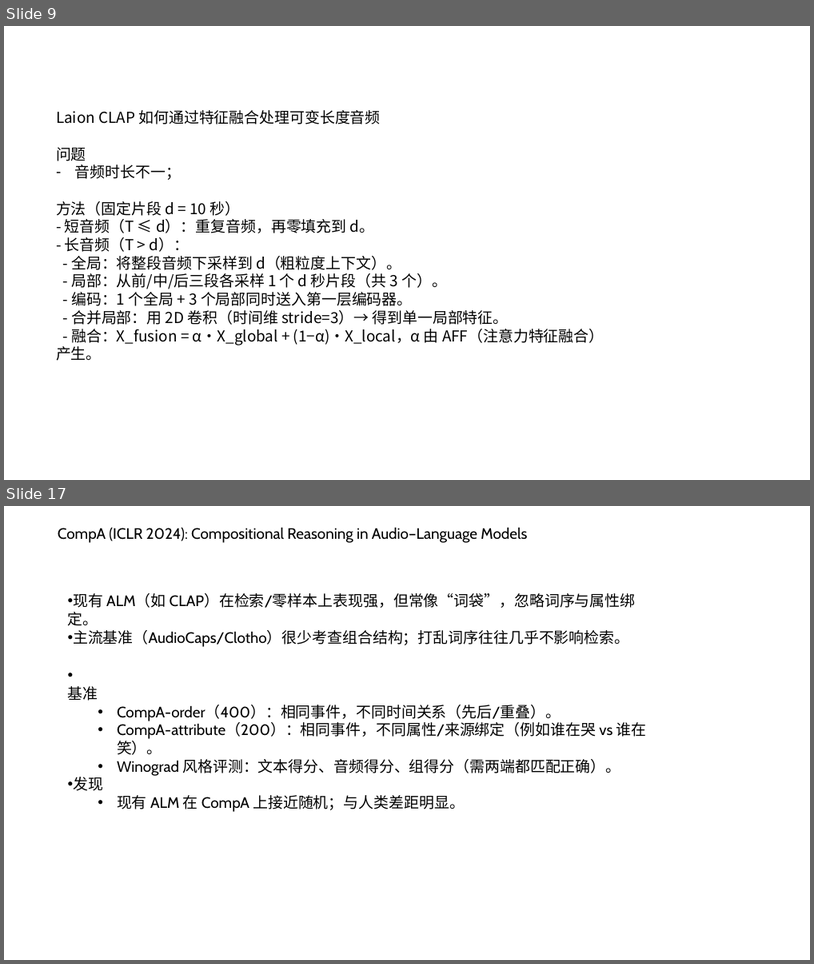
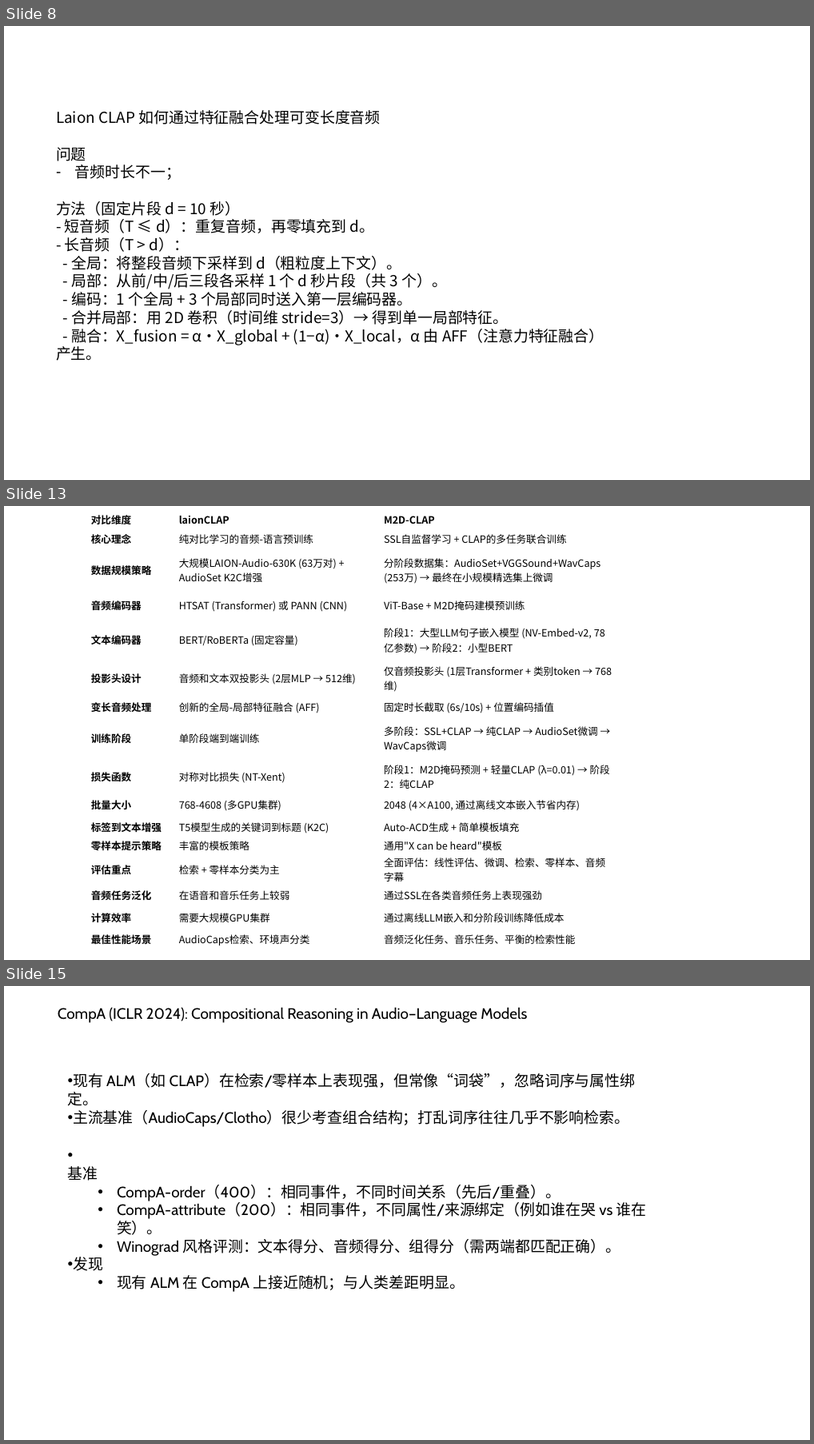
Before and after one commit to dongwhfdyer/utils_come, a slide deck: 论文调研.pptx. Shown one above the other, each under a label of ours: slides 9 and 17 before the commit, slides 8, 13 and 15 after it; the slides between them are not shown. The pictures are 814x964 and 814x1444 pixels, drawn with LibreOffice and Linux fonts; fonts in the diff are those of the drawing. Boxes give left, top, right and bottom in pixels: in the first picture for what was removed or moved away, otherwise in the second. Text is boxed around its words. In the diff, an @@ line names an element or a change of style, - is before the commit and + after.

Commit message:
commit and push(auto)

```diff
--- a/论文调研.pptx
+++ b/论文调研.pptx
@@ slide 13 added at <box>4,506,810,960</box>, background #FFFFFF @@
@@ table added at <box>90,512,614,949</box>, 16 rows, 3 columns @@
+对比维度 | laionCLAP | M2D-CLAP
+核心理念 | 纯对比学习的音频-语言预训练 | SSL自监督学习 + CLAP的多任务联合训练
+数据规模策略 | 大规模LAION-Audio-630K (63万对) + AudioSet K2C增强 | 分阶段数据集：AudioSet+VGGSound+WavCaps (253万) → 最终在小规模精选集上微调
+音频编码器 | HTSAT (Transformer) 或 PANN (CNN) | ViT-Base + M2D掩码建模预训练
+文本编码器 | BERT/RoBERTa (固定容量) | 阶段1：大型LLM句子嵌入模型 (NV-Embed-v2, 78亿参数) → 阶段2：小型BERT
+投影头设计 | 音频和文本双投影头 (2层MLP → 512维) | 仅音频投影头 (1层Transformer + 类别token → 768维)
+变长音频处理 | 创新的全局-局部特征融合 (AFF) | 固定时长截取 (6s/10s) + 位置编码插值
+训练阶段 | 单阶段端到端训练 | 多阶段：SSL+CLAP → 纯CLAP → AudioSet微调 → WavCaps微调
+损失函数 | 对称对比损失 (NT-Xent) | 阶段1：M2D掩码预测 + 轻量CLAP (λ=0.01) → 阶段2：纯CLAP
+批量大小 | 768-4608 (多GPU集群) | 2048 (4×A100, 通过离线文本嵌入节省内存)
+标签到文本增强 | T5模型生成的关键词到标题 (K2C) | Auto-ACD生成 + 简单模板填充
+零样本提示策略 | 丰富的模板策略 | 通用"X can be heard"模板
+评估重点 | 检索 + 零样本分类为主 | 全面评估：线性评估、微调、检索、零样本、音频字幕
+音频任务泛化 | 在语音和音乐任务上较弱 | 通过SSL在各类音频任务上表现强劲
+计算效率 | 需要大规模GPU集群 | 通过离线LLM嵌入和分阶段训练降低成本
+最佳性能场景 | AudioCaps检索、环境声分类 | 音频泛化任务、音乐任务、平衡的检索性能
@@ what was slide 9 is now slide 8 @@
@@ what was slide 17 is now slide 15 @@
```
Also in this commit, not shown: 7 slides changed, 4 other slides added, 2 slides removed, 2 other files.
